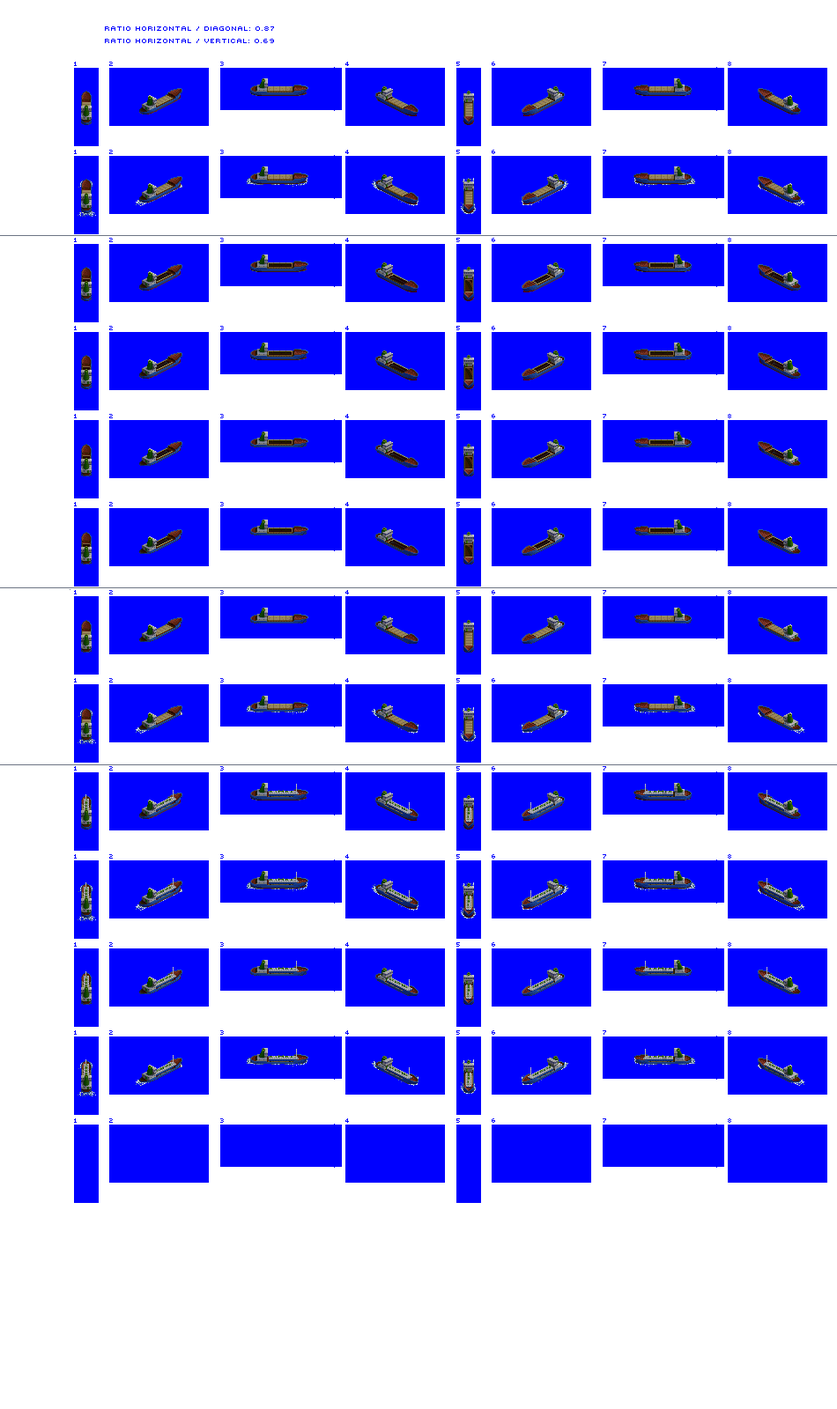
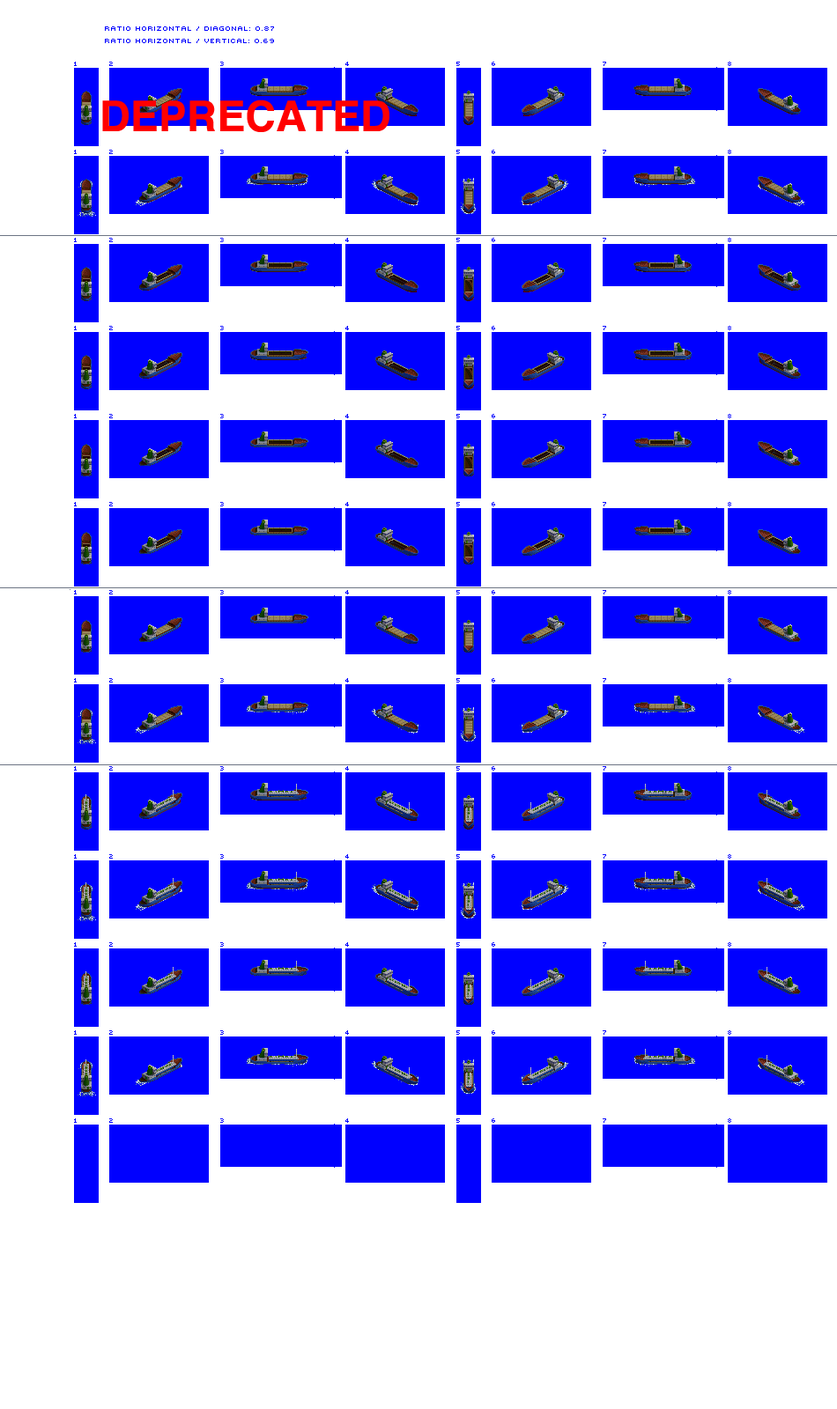
Two versions of the same layered image (837x1409). Layer-by-layer changes:
added layer "DEPRECATED" above "Medium Trader" over [102, 99, 390, 133]
